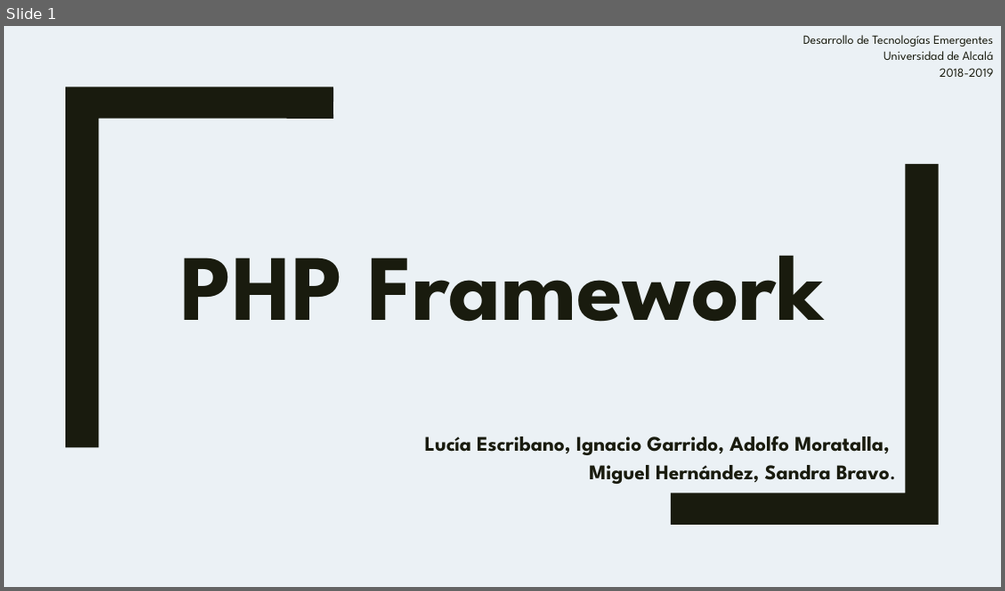
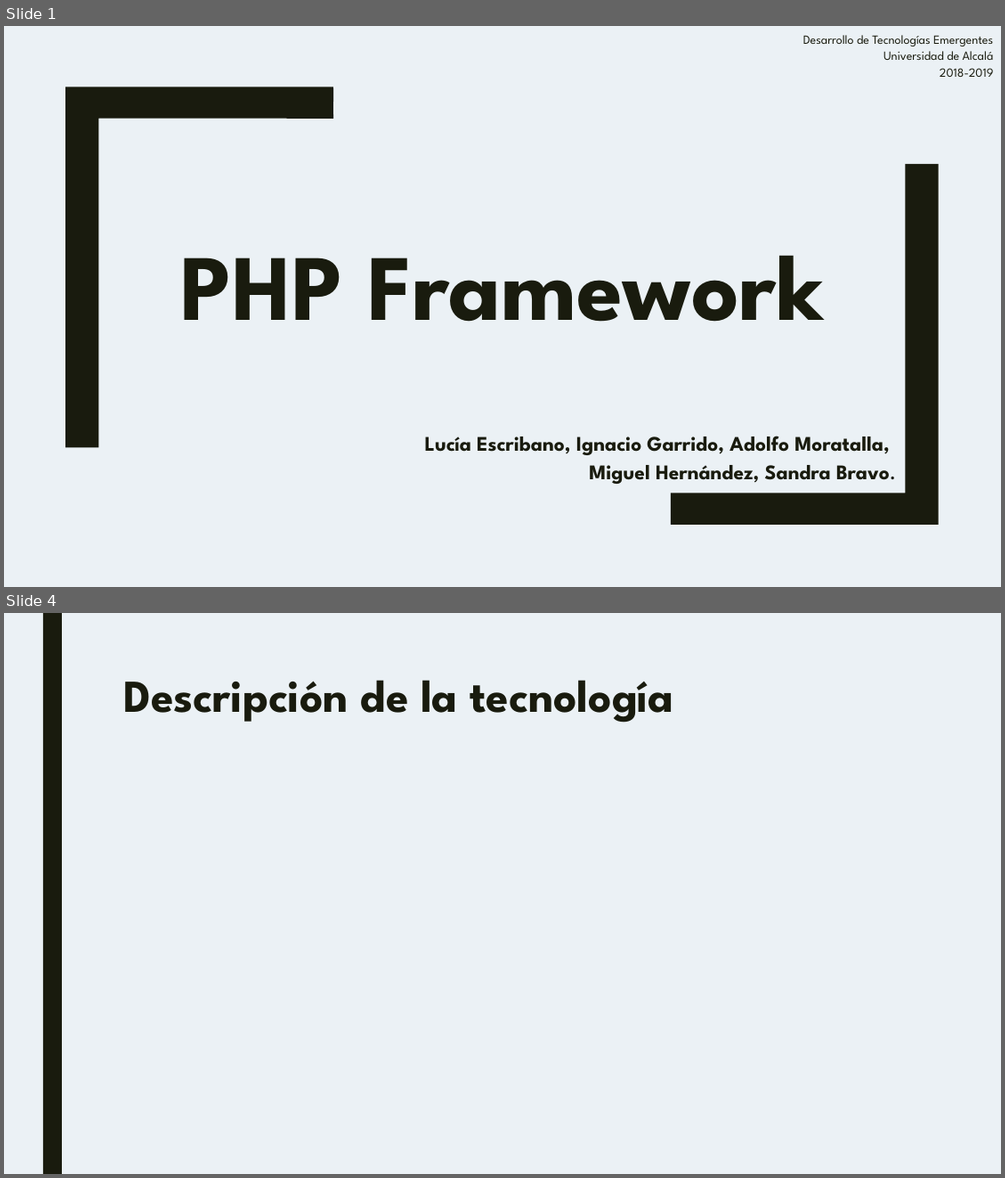
Before and after one commit to IGarrido1996/TG1_T4, a slide deck: Plantilla.pptx. Shown one above the other, each under a label of ours: slide 1 before the commit, slides 1 and 4 after it; the slides between them are not shown. The pictures are 1005x591 and 1005x1178 pixels, drawn with LibreOffice and Linux fonts; fonts in the diff are those of the drawing. Boxes give left, top, right and bottom in pixels: in the first picture for what was removed or moved away, otherwise in the second. Text is boxed around its words. In the diff, an @@ line names an element or a change of style, - is before the commit and + after.

```diff
--- a/Plantilla.pptx
+++ b/Plantilla.pptx
@@ slide 4 added at [4,613,1001,1174], background #EBF1F5 @@
@@ rectangle added at [43,613,62,1174], fill #191B0E @@
@@ title added at [123,680,673,722], 44 pt, text #191B0E, bold @@
+Descripción de la tecnología
```
Also in this commit, not shown: 15 other slides added, 6 slides removed.
